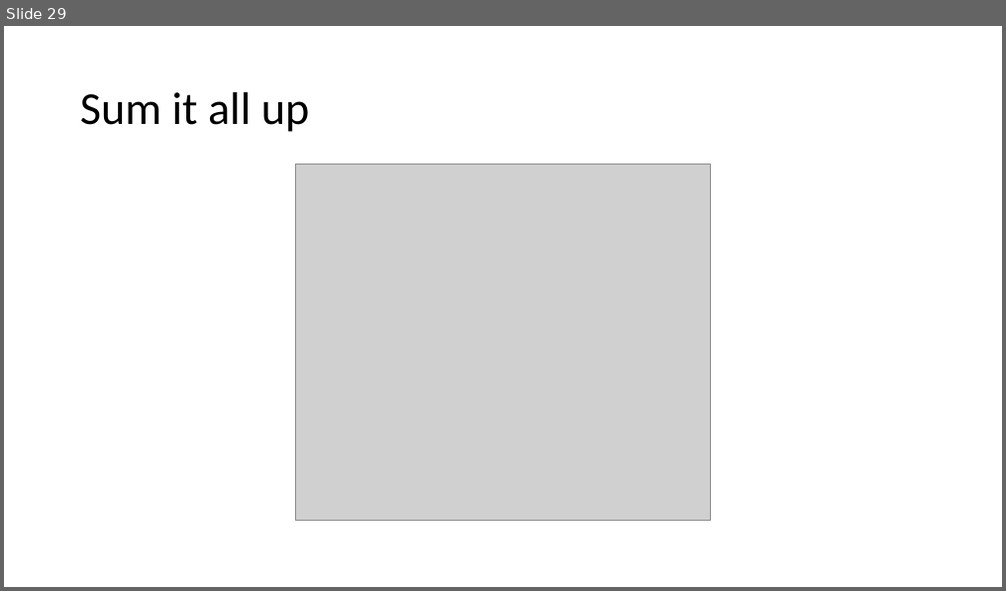
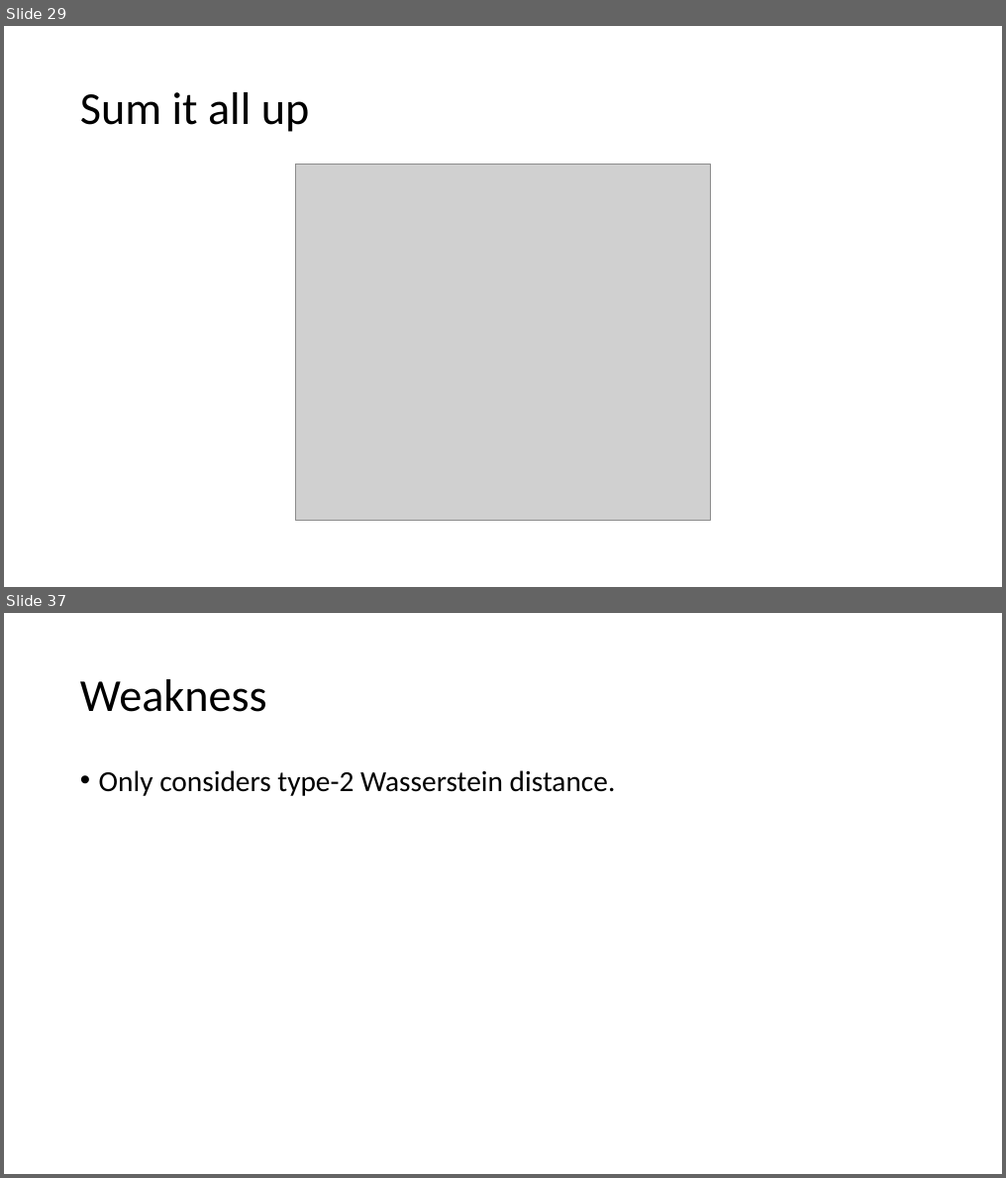
Before and after one commit to OriMeiraz/OptimizationProject, a slide deck: presentation.pptx. Shown one above the other, each under a label of ours: slide 29 before the commit, slides 29 and 37 after it; the slides between them are not shown. The pictures are 1006x591 and 1006x1178 pixels, drawn with LibreOffice and Linux fonts; fonts in the diff are those of the drawing; grey boxes stand for pictures. Boxes give left, top, right and bottom in pixels: in the first picture for what was removed or moved away, otherwise in the second. Text is boxed around its words. In the diff, an @@ line names an element or a change of style, - is before the commit and + after.

```diff
--- a/presentation.pptx
+++ b/presentation.pptx
@@ slide 37 added at (x1=4, y1=613, x2=1002, y2=1174), background #FFFFFF @@
@@ title added at (x1=80, y1=679, x2=267, y2=712), 44 pt, text #000000 @@
+Weakness
@@ text added at (x1=99, y1=770, x2=616, y2=796), 28 pt, text #000000 @@
+• Only considers type-2 Wasserstein distance.
```
Also in this commit, not shown: 7 other slides added.
